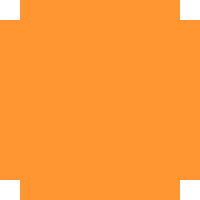
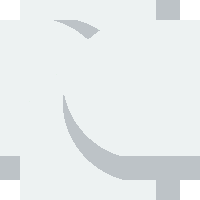
Before/after of a 200 x 200 layered artwork. What changed in the layer stack:
painted on "43.png" over <box>63,20,200,180</box>
painted on "42.png" over <box>20,63,180,200</box>
painted on "41.png" over <box>0,20,137,180</box>
painted on "40.png" over <box>20,0,180,137</box>
painted on "34.png" over <box>0,20,137,180</box>
painted on "33.png" over <box>0,20,200,180</box>
painted on "32.png" over <box>0,20,180,200</box>
painted on "31.png" over <box>0,20,137,180</box>
painted on "30.png" over <box>0,0,180,180</box>
painted on "24.png" over <box>20,0,180,137</box>
painted on "23.png" over <box>20,0,200,180</box>
painted on "22.png" over <box>20,0,180,200</box>
painted on "21.png" over <box>0,0,180,180</box>
painted on "20.png" over <box>20,0,180,137</box>
painted on "14.png" over <box>63,20,200,180</box>
painted on "13.png" over <box>63,20,200,180</box>
painted on "12.png" over <box>20,20,200,200</box>
painted on "11.png" over <box>0,20,200,180</box>
painted on "10.png" over <box>20,0,200,180</box>
painted on "04.png" over <box>20,63,180,200</box>
painted on "03.png" over <box>20,20,200,200</box>
painted on "02.png" over <box>20,63,180,200</box>
painted on "01.png" over <box>0,20,180,200</box>
painted on "00.png" over <box>20,0,180,200</box>
